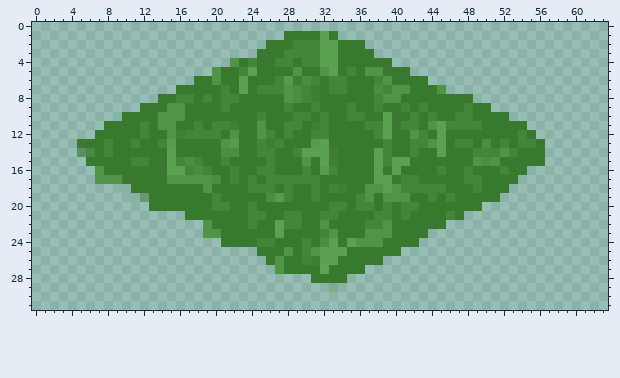
Two states of a pixel-art sprite, Assets/Art/grass.png. The picture above was drawn from the file before the commit.
The file is 64x32 pixels. Pixels under 10% opacity are left out. Colours within 5 levels of each other are drawn and written as one. The old version is drawn lined up with the new one.
New version:
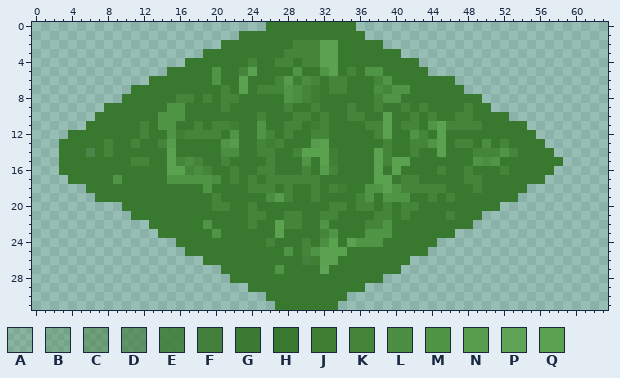
Palette (. is transparent): A #39792f27  B #39792f45  C #39792f70  D #39792f96  E #39792fd0  F #39792fe4  G #39792ff9  H #39792f  J #3f7f34  K #45853a  L #4c8e41  M #509445  N #579c4c  P #5ba250ef  Q #5ba250
Edits made:
{"change": "whole drawing moved by -1,+0 (the old picture is shown already moved)"}
{"y":0,"x":26,"old":"..........","new":"HHHHHHHHHH"}
{"y":1,"x":23,"old":".....","new":"HHHHH"}
{"y":1,"x":32,"old":"Q","new":"H"}
{"y":1,"x":34,"old":"...","new":"HHH"}
{"y":2,"x":21,"old":".....","new":"HHHHH"}
{"y":2,"x":37,"old":"..","new":"HH"}
{"y":3,"x":19,"old":"......","new":"HHHHHH"}
{"y":3,"x":38,"old":"...","new":"HHH"}
{"y":4,"x":17,"old":".....M","new":"HHHHHH"}
{"y":4,"x":40,"old":"...","new":"HHH"}
{"y":5,"x":15,"old":".....","new":"HHHHH"}
{"y":5,"x":42,"old":"..","new":"HH"}
{"y":6,"x":13,"old":".....","new":"HHHHH"}
{"y":6,"x":44,"old":"...","new":"HHH"}
{"y":7,"x":11,"old":".....","new":"HHHHH"}
{"y":7,"x":45,"old":"M..","new":"HHH"}
{"y":8,"x":10,"old":"....","new":"HHHH"}
{"y":8,"x":49,"old":".","new":"H"}
{"y":9,"x":8,"old":"....","new":"HHHH"}
{"y":10,"x":7,"old":"...","new":"HHH"}
{"y":11,"x":6,"old":"..","new":"HH"}
{"y":12,"x":4,"old":"...","new":"HHH"}
{"y":12,"x":54,"old":"K","new":"H"}
{"y":13,"x":3,"old":"..G","new":"HHH"}
{"y":13,"x":54,"old":"KK","new":"HH"}
{"y":14,"x":3,"old":"..D","new":"HHH"}
{"y":14,"x":57,"old":".","new":"H"}
{"y":15,"x":3,"old":"...","new":"HHH"}
{"y":15,"x":57,"old":"..","new":"HH"}
{"y":16,"x":3,"old":"....M","new":"HHHHH"}
{"y":16,"x":55,"old":"...","new":"HHH"}
{"y":17,"x":4,"old":"...MM","new":"HHHHH"}
{"y":17,"x":54,"old":"...","new":"HHH"}
{"y":18,"x":6,"old":"....A","new":"HHHHH"}
{"y":18,"x":53,"old":"..","new":"HH"}
{"y":19,"x":7,"old":"....AC","new":"HHHHHH"}
{"y":19,"x":52,"old":"..","new":"HH"}
{"y":20,"x":10,"old":"...","new":"HHH"}
{"y":20,"x":50,"old":"..","new":"HH"}
{"y":21,"x":11,"old":"......","new":"HHHHHH"}
{"y":21,"x":48,"old":"..","new":"HH"}
{"y":22,"x":13,"old":"......","new":"HHHHHH"}
{"y":22,"x":46,"old":"...","new":"HHH"}
{"y":23,"x":14,"old":".....M","new":"HHHHHH"}
{"y":23,"x":44,"old":"...","new":"HHH"}
{"y":24,"x":16,"old":".....","new":"HHHHH"}
{"y":24,"x":25,"old":"K","new":"H"}
{"y":24,"x":43,"old":"..","new":"HH"}
{"y":25,"x":17,"old":"........","new":"HHHHHHHH"}
{"y":25,"x":41,"old":"...","new":"HHH"}
{"y":26,"x":19,"old":".......","new":"HHHHHHH"}
{"y":26,"x":27,"old":"M","new":"H"}
{"y":26,"x":39,"old":"...","new":"HHH"}
{"y":27,"x":21,"old":"......","new":"HHHHHH"}
{"y":27,"x":37,"old":"....","new":"HHHH"}
{"y":28,"x":22,"old":".........","new":"HHHHHHHHH"}
{"y":28,"x":35,"old":"....","new":"HHHH"}
{"y":29,"x":24,"old":".........B...","new":"HHHHHHHHHHHHH"}
{"y":30,"x":26,"old":".........","new":"HHHHHHHHH"}
{"y":31,"x":27,"old":".......","new":"HHHHHHH"}
{"label":"changed","picture_box":[59,22,563,310]}
